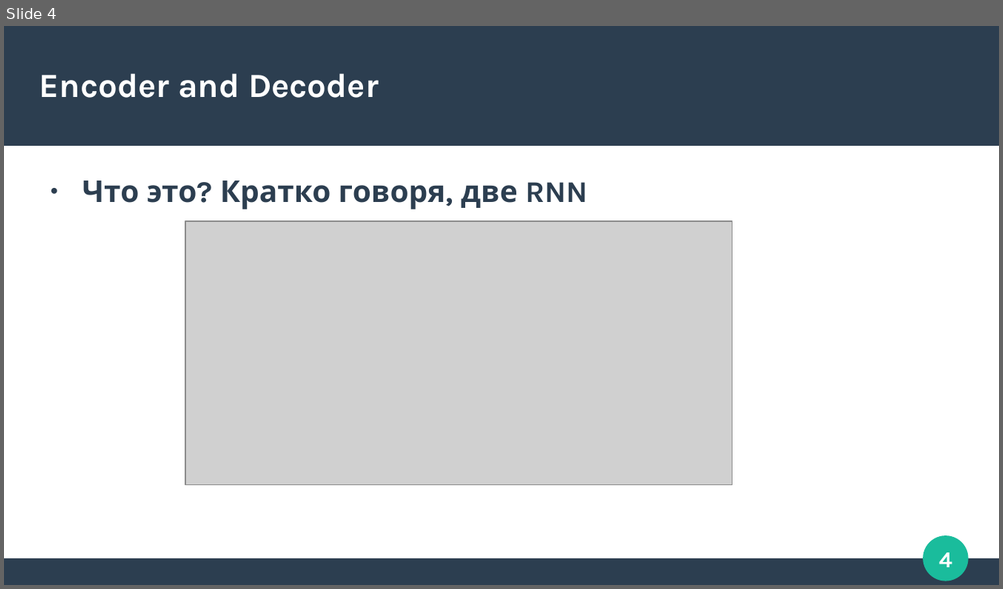
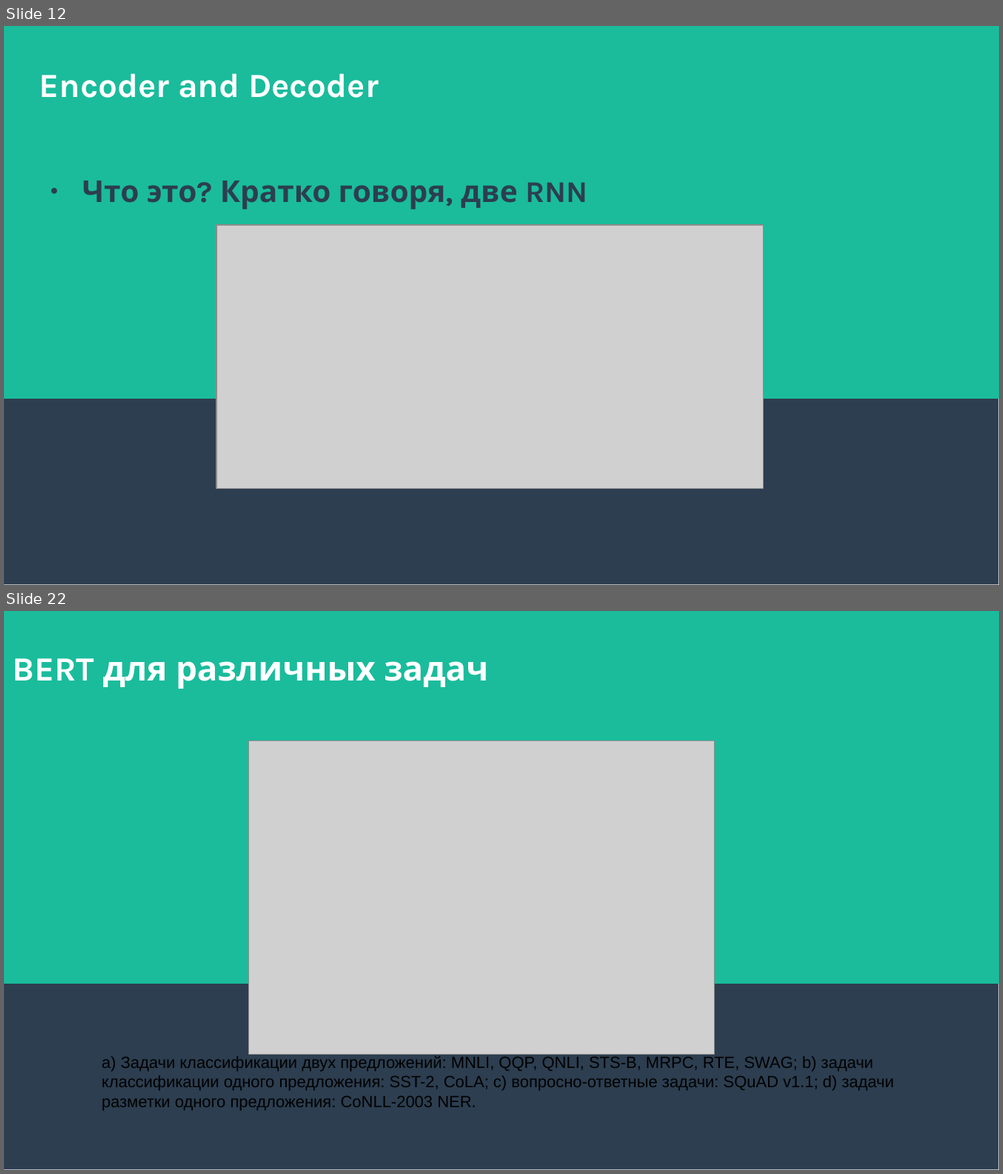
Before and after one commit to Zorinal/FilmBot, a slide deck: texts/Трансфомеры.pptx. Shown one above the other, each under a label of ours: slide 4 before the commit, slides 12 and 22 after it; the slides between them are not shown. The pictures are 1003x589 and 1003x1174 pixels, drawn with LibreOffice and Linux fonts; fonts in the diff are those of the drawing; grey boxes stand for pictures. Boxes give left, top, right and bottom in pixels: in the first picture for what was removed or moved away, otherwise in the second. Text is boxed around its words. In the diff, an @@ line names an element or a change of style, - is before the commit and + after.

```diff
--- a/texts/Трансфомеры.pptx
+++ b/texts/Трансфомеры.pptx
@@ slide 22 added at box(4, 611, 999, 1170), background #FFFFFF; not listed: 2 template elements that a slide beside it also shows @@
@@ text added at box(13, 658, 488, 689), 27 pt, text #FFFFFF, bold @@
+BERT для различных задач
@@ picture added at box(249, 741, 714, 1055) @@
@@ text added at box(102, 1056, 894, 1111), 13 pt, text #000000 @@
+a) Задачи классификации двух предложений: MNLI, QQP, QNLI, STS-B, MRPC, RTE, SWAG; b) задачи классификации одного предложения: SST-2, CoLA; c) вопросно-ответные задачи: SQuAD v1.1; d) задачи разметки одного предложения: CoNLL-2003 NER.
@@ what was slide 4 is now slide 12 @@
@@ slide 12 changed as well @@
@@ rectangle: place and size @@
-rectangle at box(4, 26, 999, 146)
+rectangle at box(4, 26, 999, 585)
@@ rectangle added at box(4, 26, 999, 399), fill #1ABC9C, outline #1ABC9C 0.85 pt @@
@@ picture: place and size @@
-picture at box(185, 222, 732, 486)
+picture at box(216, 226, 763, 489)
@@ ellipse removed at box(924, 537, 968, 581) @@
@@ page number removed at box(939, 553, 952, 568) @@
-4
@@ rectangle removed at box(4, 560, 999, 585) @@
```
Also in this commit, not shown: 5 other slides changed, 19 other slides added, 1 slide removed.
